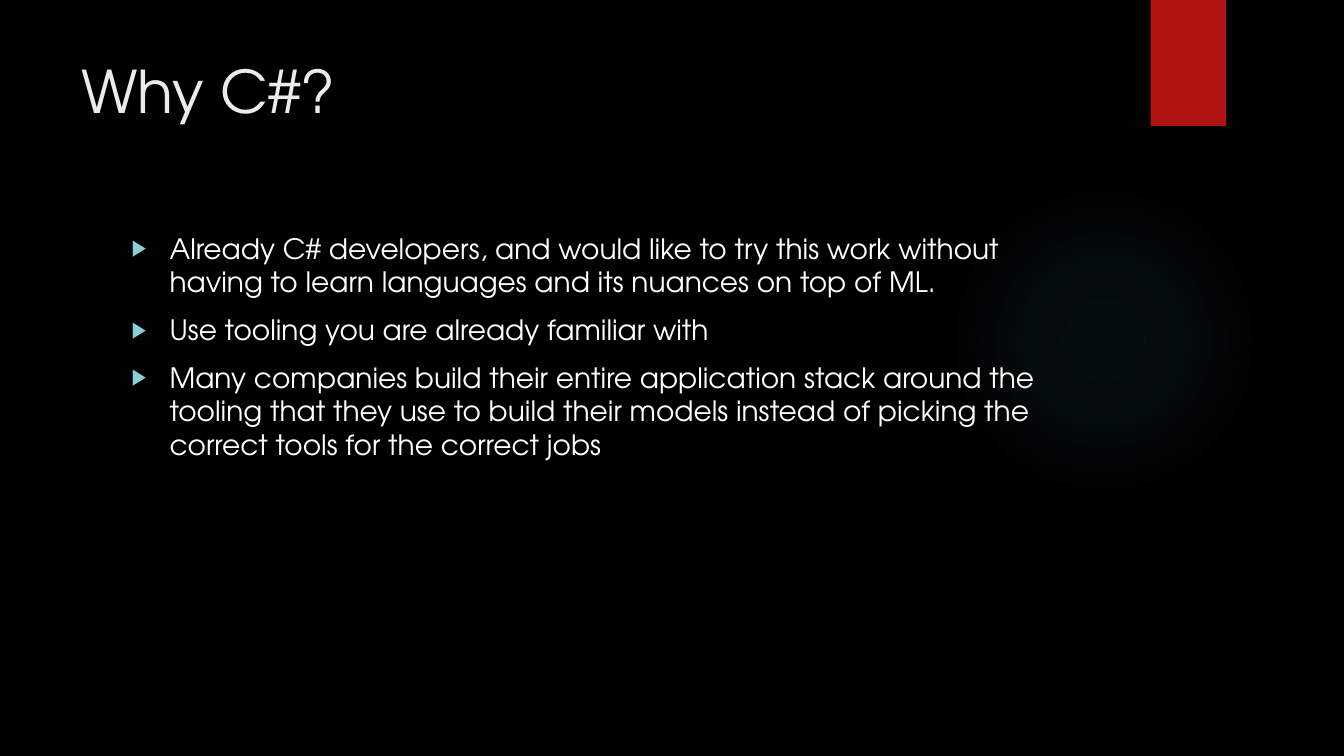
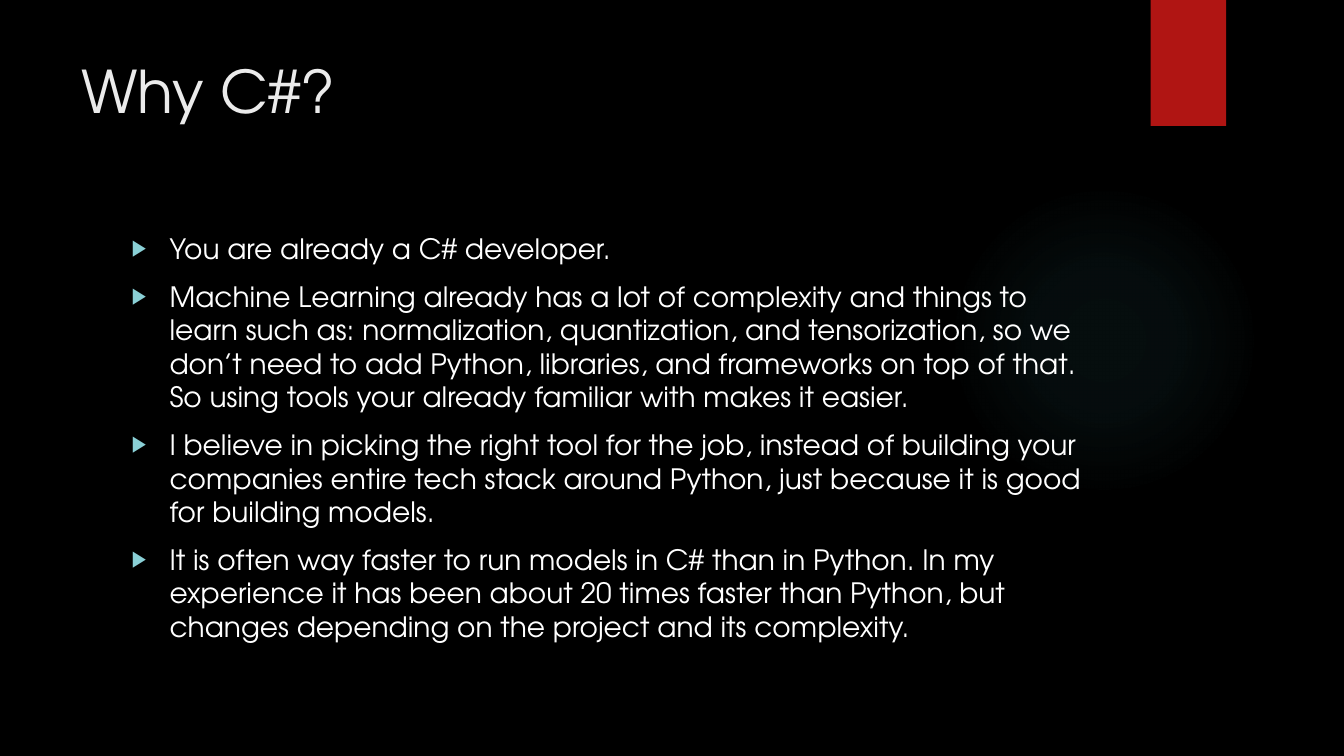
Before and after one commit to korz/ml-in-csharp, a slide deck: slide 6 of Slides.pptx (slide 5 before the commit). Drawn at 1344x756 pixels with LibreOffice and Linux fonts; fonts in the diff are those of the drawing; background and template pictures are left out. Boxes give left, top, right and bottom in pixels: in the first picture for what was removed or moved away, otherwise in the second. Text is boxed around its words. In the diff, an @@ line names an element or a change of style, - is before the commit and + after.

```diff
--- a/Slides.pptx
+++ b/Slides.pptx
@@ text at [170,238,1081,643]: text changed @@
-▶ Already C# developers, and would like to try this work without having to learn languages and its nuances on top of ML.
-▶ Use tooling you are already familiar with
-▶ Many companies build their entire application stack around the tooling that they use to build their models instead of picking the correct tools for the correct jobs
+▶ You are already a C# developer.
+▶ Machine Learning already has a lot of complexity and things to learn such as: normalization, quantization, and tensorization, so we don’t need to add Python, libraries, and frameworks on top of that. So using tools your already familiar with makes it easier.
+▶ I believe in picking the right tool for the job, instead of building your companies entire tech stack around Python, just because it is good for building models.
+▶ It is often way faster to run models in C# than in Python. In my experience it has been about 20 times faster than Python, but changes depending on the project and its complexity.
```
Also in this commit, not shown: 18 other slides changed, 16 slides added, 9 slides removed, 4 other files.
